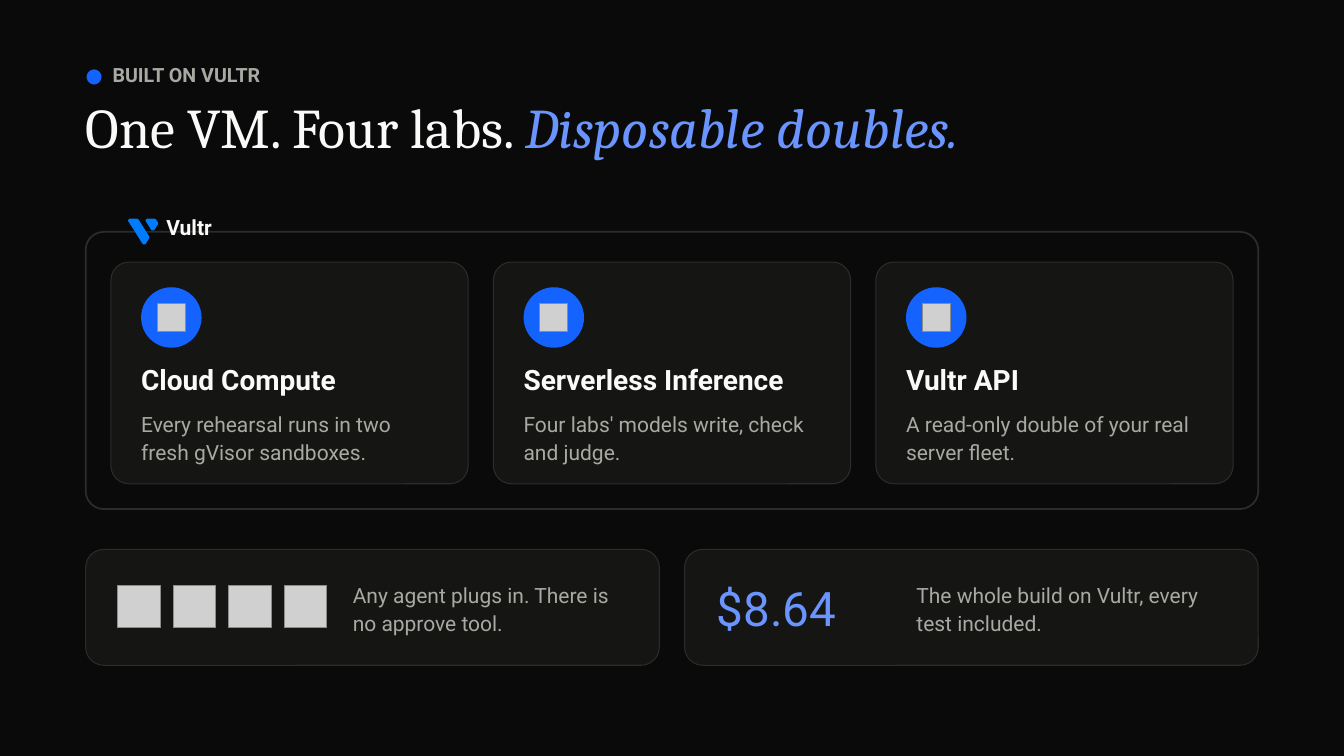
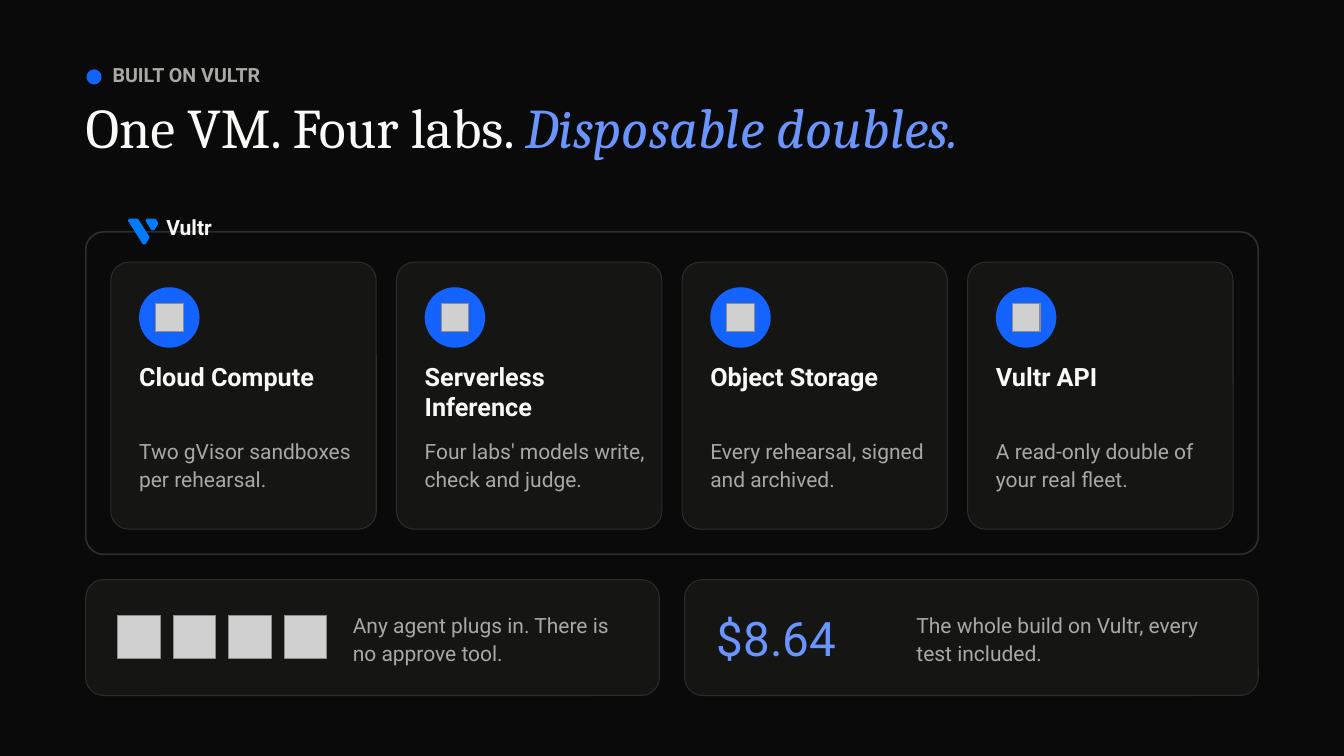
Before and after one commit to vidigoat/stunt-double, a slide deck: slide 8 of presentation/StuntDouble.pptx. Drawn at 1344x756 pixels with LibreOffice and Linux fonts; fonts in the diff are those of the drawing; grey boxes stand for pictures. Boxes give left, top, right and bottom in pixels: in the first picture for what was removed or moved away, otherwise in the second. Text is boxed around its words. In the diff, an @@ line names an element or a change of style, - is before the commit and + after.

```diff
--- a/presentation/StuntDouble.pptx
+++ b/presentation/StuntDouble.pptx
@@ rounded rectangle: place and size @@
-rounded rectangle at box(86, 232, 1258, 509)
+rounded rectangle at box(86, 232, 1258, 555)
@@ rounded rectangle: place and size @@
-rounded rectangle at box(111, 262, 468, 484)
+rounded rectangle at box(111, 262, 376, 529)
@@ rounded rectangle: place and size @@
-rounded rectangle at box(493, 262, 850, 484)
+rounded rectangle at box(396, 262, 661, 529)
@@ proportions changed in 4 elements at box(86, 232, 1258, 555), box(111, 262, 376, 529), box(396, 262, 661, 529), box(683, 262, 948, 529) @@
@@ rounded rectangle: place and size @@
-rounded rectangle at box(876, 262, 1233, 484)
+rounded rectangle at box(683, 262, 948, 529)
@@ rounded rectangle added at box(968, 262, 1233, 529), fill #151514, outline #2C2C2A 0.75 pt @@
@@ ellipse: place and size @@
-ellipse at box(523, 287, 584, 348)
+ellipse at box(424, 287, 485, 348)
@@ ellipse: place and size @@
-ellipse at box(906, 287, 967, 348)
+ellipse at box(711, 287, 771, 348)
@@ ellipse added at box(996, 287, 1057, 348), fill #1463FF @@
@@ picture: place and size @@
-picture at box(540, 303, 569, 332)
+picture at box(442, 303, 470, 332)
@@ picture added at box(727, 303, 755, 332) @@
@@ picture: place and size @@
-picture at box(923, 303, 951, 332)
+picture at box(1012, 303, 1041, 332)
@@ text "Serverless Inference": place and size @@
-text "Serverless Inference" at box(524, 368, 783, 391)
+text "Serverless Inference" at box(425, 367, 545, 417)
@@ text added at box(710, 367, 878, 392), 18 pt, text #FAFAF8, bold @@
+Object Storage
@@ size 20 to 18 pt in 3 elements at box(139, 367, 314, 391), box(425, 367, 545, 417), box(996, 367, 1098, 387) @@
@@ text "Vultr API": place and size @@
-text "Vultr API" at box(906, 369, 1019, 391)
+text "Vultr API" at box(996, 367, 1098, 387)
@@ text at box(139, 443, 350, 491): text changed @@
-Every rehearsal runs in two fresh gVisor sandboxes.
+Two gVisor sandboxes per rehearsal.
@@ text "Four labs' models write, check ..." rewrapped from box(524, 416, 803, 465) to box(425, 443, 644, 492) @@
@@ text added at box(710, 443, 923, 487), 15 pt, text #A9A9A3 @@
+Every rehearsal, signed and archived.
@@ text at box(996, 443, 1193, 492): text changed @@
-A read-only double of your real server fleet.
+A read-only double of your real fleet.
@@ 4 pictures, 3 texts, 2 rounded rectangles: place and size @@
-4 pictures, 3 texts, 2 rounded rectangles at box(86, 549, 1258, 665)
+4 pictures, 3 texts, 2 rounded rectangles at box(86, 580, 1258, 696)
```
Also in this commit, not shown: 2 other files.
